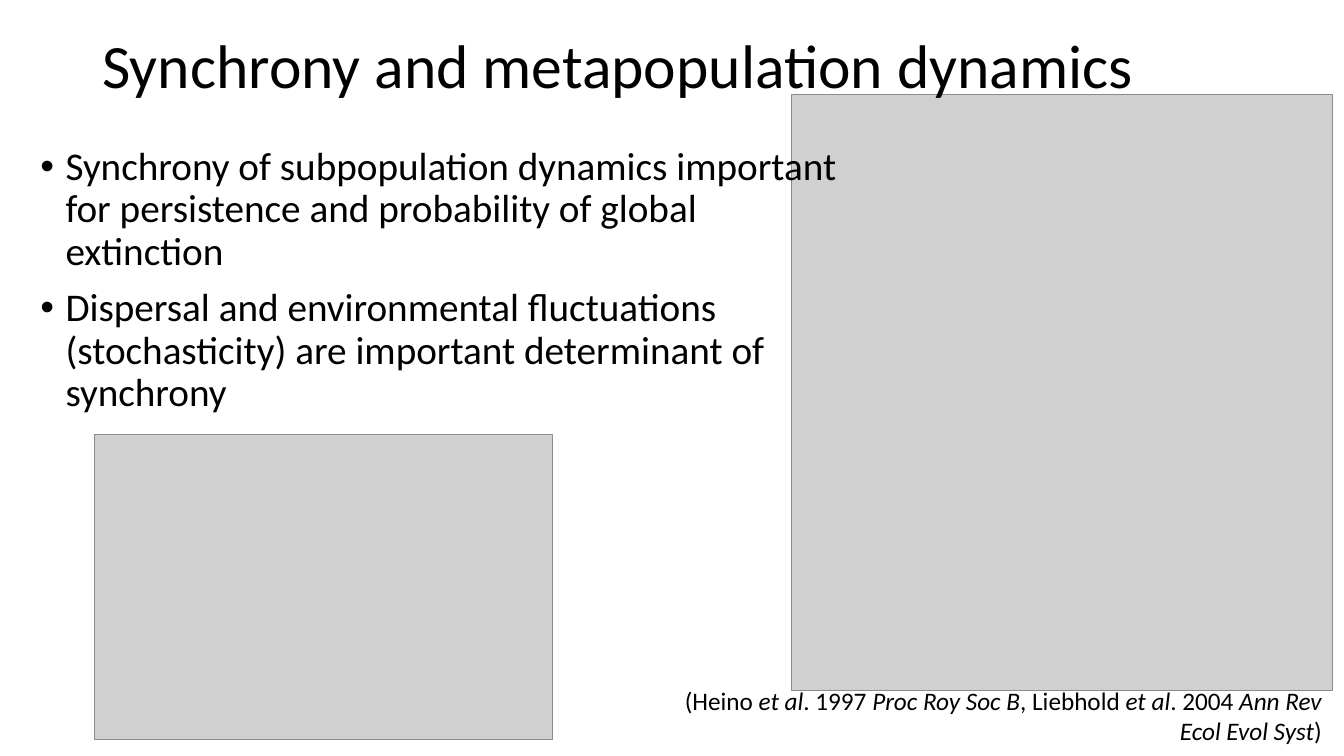
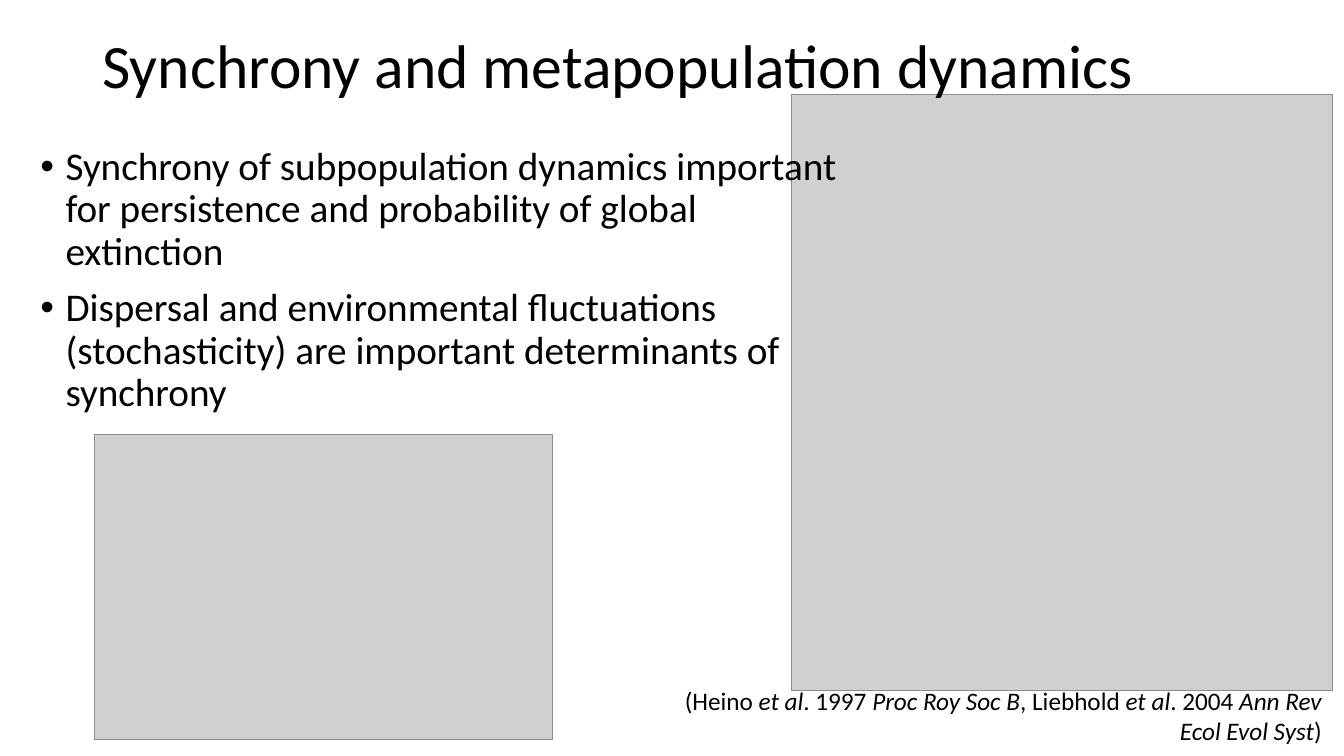
Before and after one commit to chase-lab/biodiv-patterns-course-2023, a slide deck: slide 29 of week 1/2 - Tuesday/Intro-modelling-and-metapopulation-dynamics.pptx. Drawn at 1344x756 pixels with LibreOffice and Linux fonts; fonts in the diff are those of the drawing; grey boxes stand for pictures. Boxes give left, top, right and bottom in pixels: in the first picture for what was removed or moved away, otherwise in the second. Text is boxed around its words. In the diff, an @@ line names an element or a change of style, - is before the commit and + after.

```diff
--- a/week 1/2 - Tuesday/Intro-modelling-and-metapopulation-dynamics.pptx
+++ b/week 1/2 - Tuesday/Intro-modelling-and-metapopulation-dynamics.pptx
@@ text at (66, 293, 780, 413): text changed @@
-• Dispersal and environmental fluctuations (stochasticity) are important determinant of synchrony
+• Dispersal and environmental fluctuations (stochasticity) are important determinants of synchrony
```
Also in this commit, not shown: 2 other slides changed.
